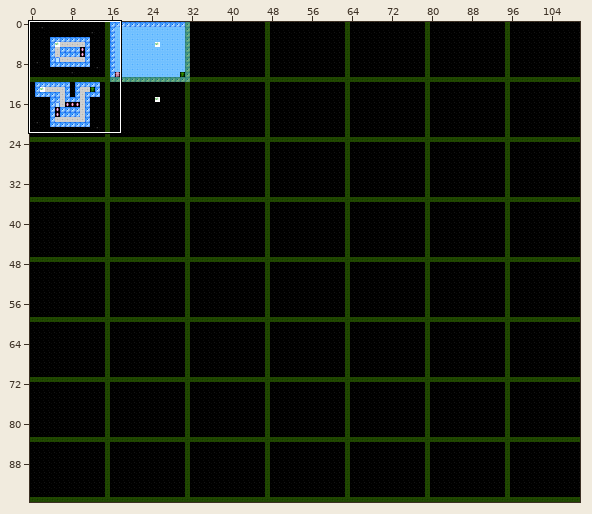
Level history. Tiled map (JSON): levels/lvl1.json. Above: a wide view before the commit, with the close-up outlined.
Close-up. First the earlier version:
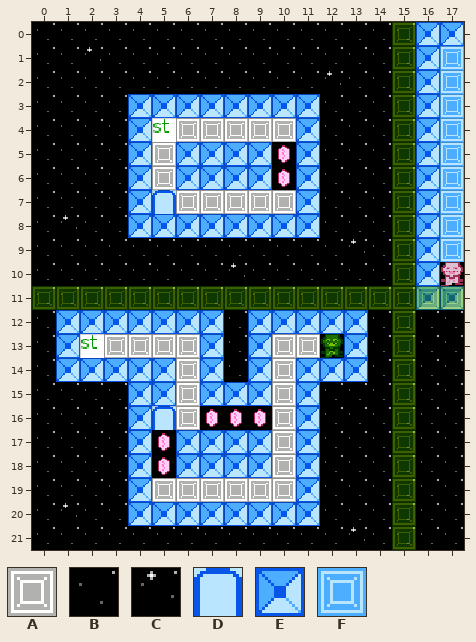
Cells are 16x16 px. Shown: x 0..17, y 0..21. The commit also changed other parts of the map, which this record leaves out.
Key: from "Main": A 16, B 21, C 22, D 70, E 72, F 80.
_ is an empty cell, # one hidden under a higher layer.
Layers that did not change in this view are not listed.
Layer "Tile Layer 1" before, first column x 0:
 0 BBBBBBBBBBBBBBBBEE
 1 BBCBBBBBBBBBBBBBEF
 2 BBBBBBBBBBBBCBBBEF
 3 BBBBEEEEEEEEBBBBEF
 4 BBBBE#AAAAAEBBBBEF
 5 BBBBEAEEEE#EBBBBEF
 6 BBBBEAEEEE#EBBBBEF
 7 BBBBEDAAAAAEBBBBEF
 8 BCBBEEEEEEEEBBBBEF
 9 BBBBBBBBBBBBBCBBEF
10 BBBBBBBBCBBBBBBBE#
11 BBBBBBBBBBBBBBBBEE
12 BEEEEEEEBEEEEEBBBB
13 BE#AAAAEBEAA#EBBBB
14 BEEEEEAEBEAEEEBBBB
15 BBBBEEAEEEAEBBBBBB
16 BBBBEDA###AEBBBBBB
17 BBBBE#EEEEAEBBBBBB
18 BBBBE#EEEEAEBBBBBB
19 BBBBEAAAAAAEBBBBBB
20 BCBBEEEEEEEEBBBBBB
21 BBBBBBBBBBBBBCBBBB
The same view after the edit:
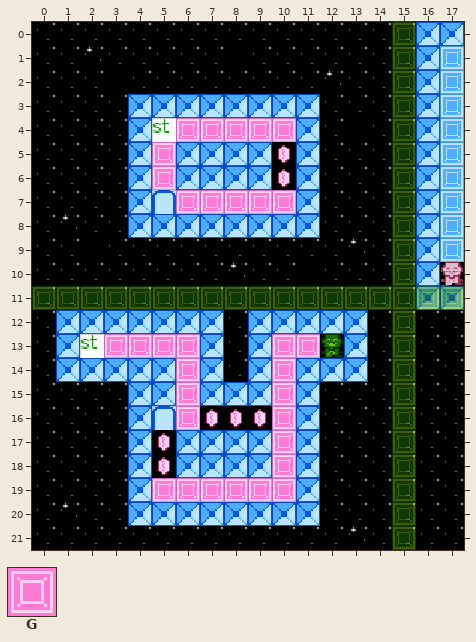
Further tiles: from "Main": G 144.
Difference:
{"where": "layer \"Tile Layer 1\""}
{"y":4,"x":6,"old":"AAAAA","new":"GGGGG"}
{"y":5,"x":5,"old":"A","new":"G"}
{"y":6,"x":5,"old":"A","new":"G"}
{"y":7,"x":6,"old":"AAAAA","new":"GGGGG"}
{"y":13,"x":3,"old":"AAAA","new":"GGGG"}
{"y":13,"x":10,"old":"AA","new":"GG"}
{"y":14,"x":6,"old":"A","new":"G"}
{"y":14,"x":10,"old":"A","new":"G"}
{"y":15,"x":6,"old":"A","new":"G"}
{"y":15,"x":10,"old":"A","new":"G"}
{"y":16,"x":6,"old":"A","new":"G"}
{"y":16,"x":10,"old":"A","new":"G"}
{"y":17,"x":10,"old":"A","new":"G"}
{"y":18,"x":10,"old":"A","new":"G"}
{"y":19,"x":5,"old":"AAAAAA","new":"GGGGGG"}
